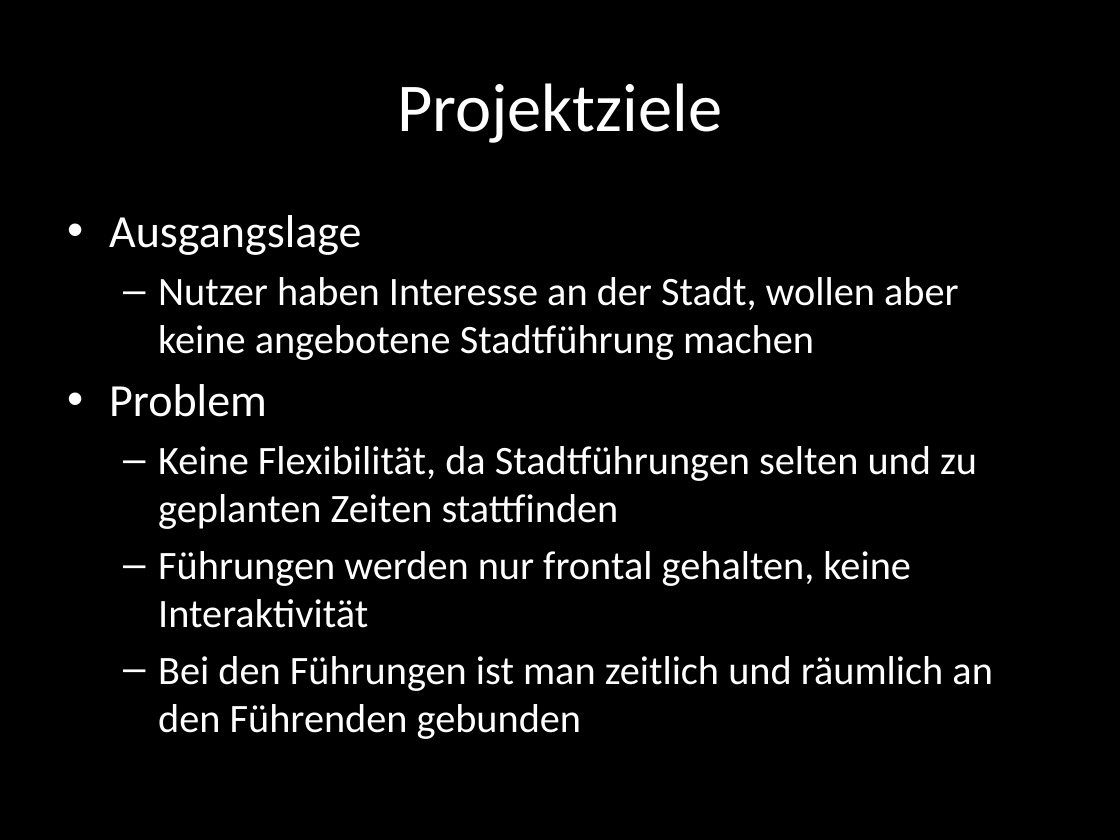
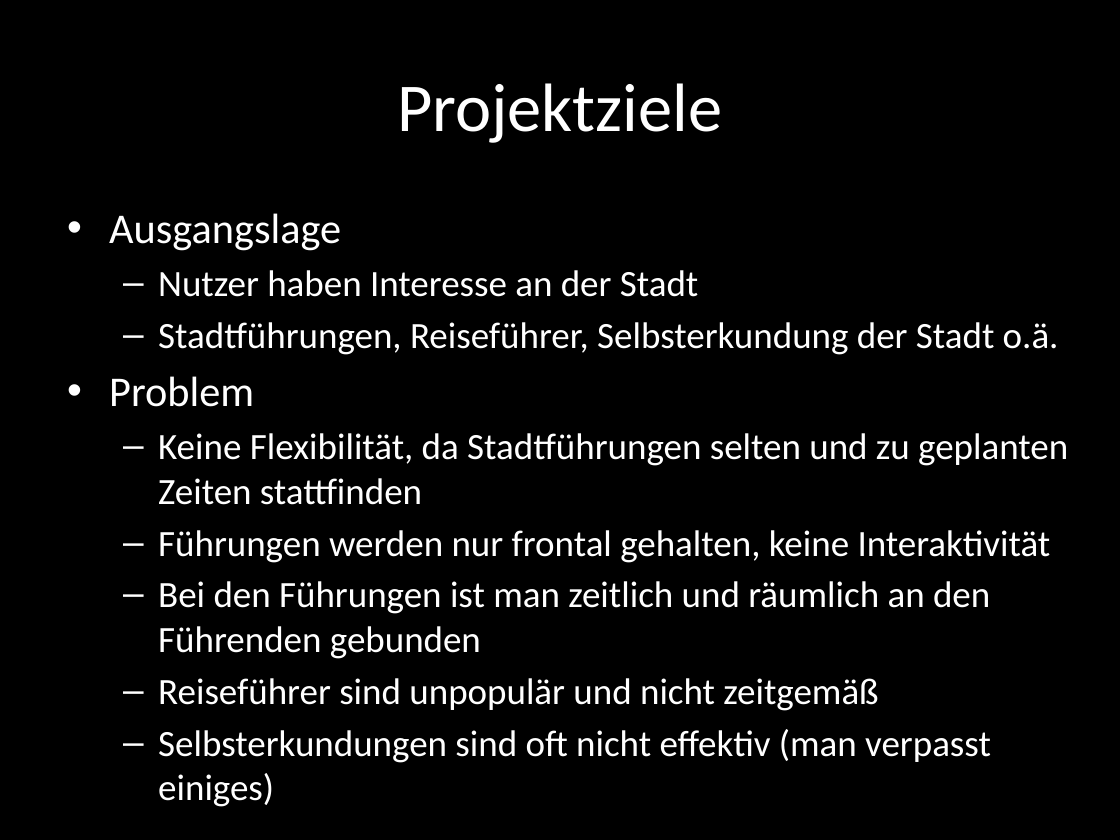
Before and after one commit to grossstadtjungle2/orga, a slide deck: slide 3 of Projektauftrag.pptx. Drawn at 1120x840 pixels with LibreOffice and Linux fonts; fonts in the diff are those of the drawing. Boxes give left, top, right and bottom in pixels: in the first picture for what was removed or moved away, otherwise in the second. Text is boxed around its words. In the diff, an @@ line names an element or a change of style, - is before the commit and + after.

```diff
--- a/Projektauftrag.pptx
+++ b/Projektauftrag.pptx
@@ text at (109, 213, 1068, 659): size 29.6 to 27.2 pt in "Ausgangslage", "Problem"; size 25.9 to 23.8 pt in "Keine Flexibilität, da Stadtführungen selten und zu ...", "Führungen werden nur frontal gehalten, keine Interaktivität", "Bei den Führungen ist man zeitlich und ..." @@
@@ text at (158, 270, 1059, 355): text changed; size 25.9 to 23.8 pt @@
-  – Nutzer haben Interesse an der Stadt, wollen aber keine angebotene Stadtführung machen
+  – Nutzer haben Interesse an der Stadt
+  – Stadtführungen, Reiseführer, Selbsterkundung der Stadt o.ä.
@@ text at (158, 678, 991, 763): paragraphs added @@
+  – Reiseführer sind unpopulär und nicht zeitgemäß
+  – Selbsterkundungen sind oft nicht effektiv (man verpasst einiges)
```
Also in this commit, not shown: 4 other slides changed.
